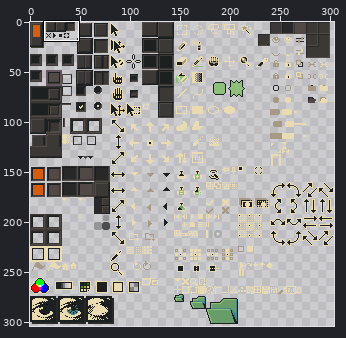
Sprite sheet: Aseprite 95/gruvbox/sheet.png. The picture above shows the old version from afar; the outline marks the close-up.
Close-up. Before the edit:
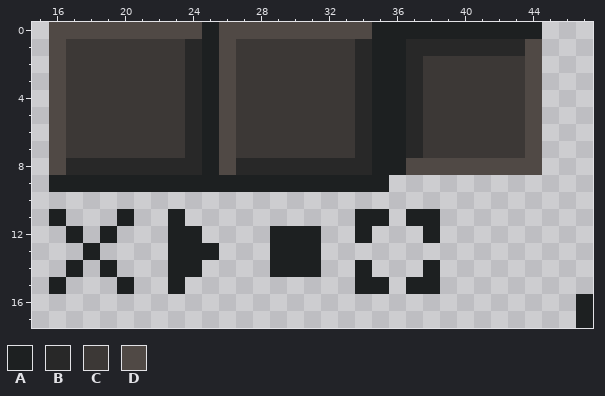
The file is 304x304 pixels. Pixels under 10% opacity are left out. Colours within 5 levels of each other are drawn and written as one. Shown: x 15..47, y 0..17. The commit also changed other parts of the picture, which this record leaves out.
Palette (. is transparent): A #1d2021  B #282828  C #3c3836  D #504945
Pixels before, first column x 16:
 0 DDDDDDDDDADDDDDDDDDAAAAAAAAAA...
 1 DCCCCCCCBADCCCCCCCBAABBBBBBBD...
 2 DCCCCCCCBADCCCCCCCBAABCCCCCCD...
 3 DCCCCCCCBADCCCCCCCBAABCCCCCCD...
 4 DCCCCCCCBADCCCCCCCBAABCCCCCCD...
 5 DCCCCCCCBADCCCCCCCBAABCCCCCCD...
 6 DCCCCCCCBADCCCCCCCBAABCCCCCCD...
 7 DCCCCCCCBADCCCCCCCBAABCCCCCCD...
 8 DBBBBBBBBADBBBBBBBBAADDDDDDDD...
 9 AAAAAAAAAAAAAAAAAAAA............
10 ................................
11 A...A..A..........AA.AA.........
12 .A.A...AA....AAA..A...A.........
13 ..A....AAA...AAA................
14 .A.A...AA....AAA..A...A.........
15 A...A..A..........AA.AA.........
16 ...............................A
17 ...............................A
After the commit:
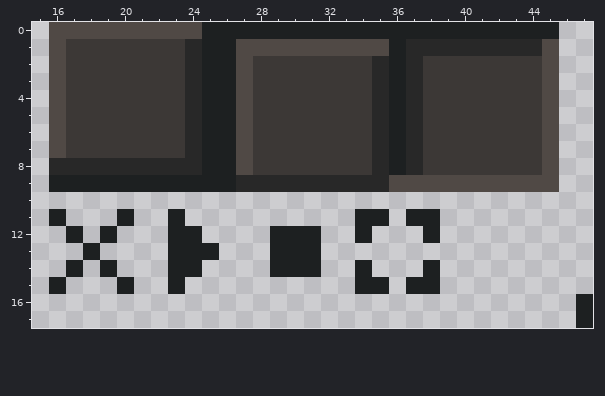
Change:
y 0: x 26..34 DDDDDDDDD -> AAAAAAAAA; x 45 . -> A
y 1: x 26..35 DCCCCCCCBA -> ADDDDDDDDD; x 44..45 D. -> BD
y 2..7: x 26..27 DC -> AD; x 34..35 BA -> CB; x 44..45 D. -> CD
y 8: x 16 D -> B; x 26..35 DBBBBBBBBA -> ADCCCCCCCB; x 37..45 DDDDDDDD. -> BCCCCCCCD
y 9: x 27..45 AAAAAAAAA.......... -> BBBBBBBBBDDDDDDDDDD
Boxes around the changes in both close-ups, in picture pixels (x1, y1, x2, y2):
changed: (219, 22, 559, 192)
changed: (49, 158, 66, 175)
